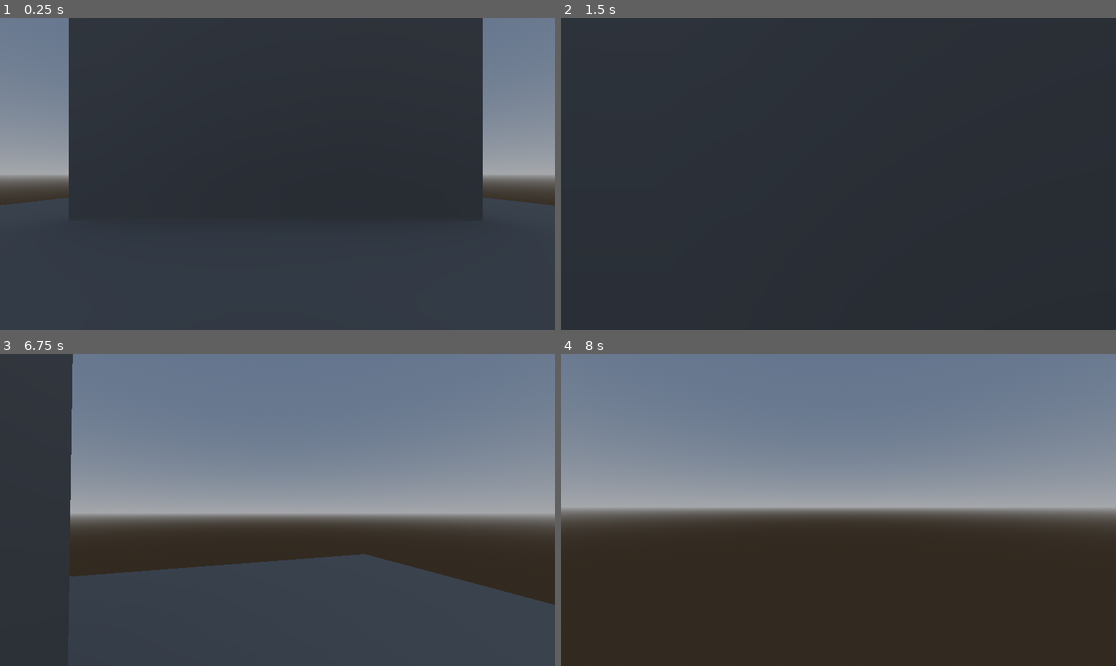
Above: before the commit, frames 1-4 (two rows, left to right).
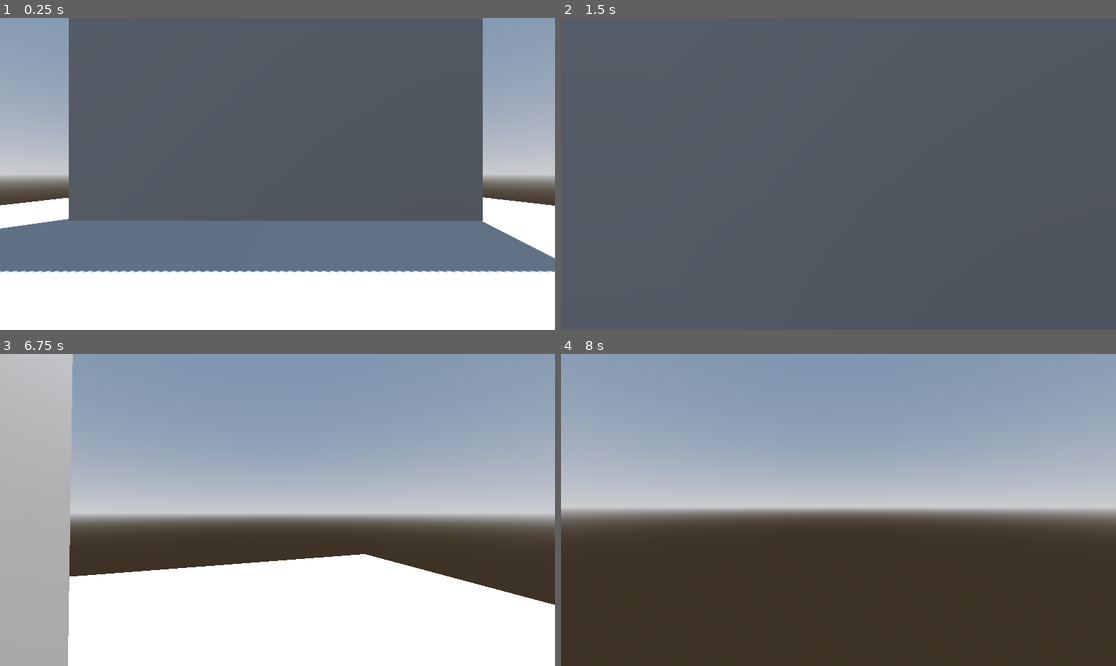
Above: after the commit, the same moments.

Repository: ayylol/viceroy-maxing
Game: Godot game, scene res://scenes/tung_scene.tscn
The game is run twice, just before and just after one commit, with the same random seed, the same clock (stepped at 60 frames per second) and the same inputs. The project has no main scene, so this scene is started directly.
Inputs (mouse positions are in pixels of both pictures, inside the frame that each line leads up to):
- Up to frame 1 (0.25 s): no input
- Up to frame 2 (1.5 s): move the mouse to (866, 174) at 0.52 s; hold W (move_up) from 0.53 s (still down); tap Shift (dash) at 0.6, 1.35 s; tap Space (jump) at 0.77 s; tap Enter at 1.25 s; move the mouse to (810, 174) at 1.27 s
- Up to frame 3 (6.75 s): tap Space (jump) at 1.52, 2, 3.02, 3.5, 3.77, 4.52, 5, 6.02 s; move the mouse to (288, 503) at 2.02 s; tap Shift (dash) every 0.75 s from 2.1 to 6.6 s; tap Enter at 2.75, 4.25 s; move the mouse to (271, 516) at 2.77 s; move the mouse to (316, 513) at 3.52 s; move the mouse to (233, 506) at 4.27 s; move the mouse to (283, 510) at 5.02 s; move the mouse to (255, 503) at 5.77 s; release W (move_up) at 5.78 s; hold D (move_right) 5.78-6.53 s; move the mouse to (305, 510) at 6.52 s; hold W (move_up) from 6.53 s (still down)
- Up to frame 4 (8 s): keep holding W (move_up); tap Space (jump) at 6.77, 7.52 s; move the mouse to (810, 510) at 7.27 s; tap Shift (dash) at 7.35 s

The runs differ from the first frame. In frame 1, 99% of the frame differs, in the area x 0-100%, y 0-100%; in frame 2, 100%; in frame 3, 86%; in frame 4, 52%.

Commit message:
change lighting

Diff:
--- a/scenes/tung_scene.tscn
+++ b/scenes/tung_scene.tscn
@@ -1,17 +1,18 @@
-[gd_scene load_steps=14 format=3 uid="uid://srcvv7dctmcw"]
+[gd_scene load_steps=13 format=3 uid="uid://srcvv7dctmcw"]
 
 [ext_resource type="PackedScene" uid="uid://w8724wma7kbi" path="res://objects/player.tscn" id="1_nhyco"]
-[ext_resource type="LightmapGIData" uid="uid://d02u3iq68f20h" path="res://scenes/tung_scene.lmbake" id="2_nhyco"]
 
 [sub_resource type="ProceduralSkyMaterial" id="ProceduralSkyMaterial_yv14j"]
+sky_horizon_color = Color(0.662243, 0.671743, 0.686743, 1)
+ground_horizon_color = Color(0.662243, 0.671743, 0.686743, 1)
 
 [sub_resource type="Sky" id="Sky_nhyco"]
 sky_material = SubResource("ProceduralSkyMaterial_yv14j")
 
-[sub_resource type="Environment" id="Environment_yv14j"]
+[sub_resource type="Environment" id="Environment_hf6oe"]
 background_mode = 2
 sky = SubResource("Sky_nhyco")
-ambient_light_source = 3
+tonemap_mode = 2
 
 [sub_resource type="PlaneMesh" id="PlaneMesh_5gfmb"]
 lightmap_size_hint = Vector2i(162, 162)
@@ -47,8 +48,12 @@
 
 [node name="TungScene" type="Node"]
 
+[node name="DirectionalLight3D" type="DirectionalLight3D" parent="."]
+transform = Transform3D(-0.866023, -0.433016, 0.250001, 0, 0.499998, 0.866027, -0.500003, 0.749999, -0.43301, 0, 0, 0)
+shadow_enabled = true
+
 [node name="WorldEnvironment" type="WorldEnvironment" parent="."]
-environment = SubResource("Environment_yv14j")
+environment = SubResource("Environment_hf6oe")
 
 [node name="Floor" type="MeshInstance3D" parent="."]
 mesh = SubResource("PlaneMesh_5gfmb")
@@ -87,6 +92,3 @@
 
 [node name="Player" parent="." instance=ExtResource("1_nhyco")]
 transform = Transform3D(1, 0, 0, 0, 1, 0, 0, 0, 1, 0.0665493, 2.06634, 0.0188904)
-
-[node name="LightmapGI" type="LightmapGI" parent="."]
-light_data = ExtResource("2_nhyco")
Binary file removed: scenes/tung_scene.exr
Not shown, removed: scenes/tung_scene.exr.import
Binary file removed: scenes/tung_scene.lmbake
